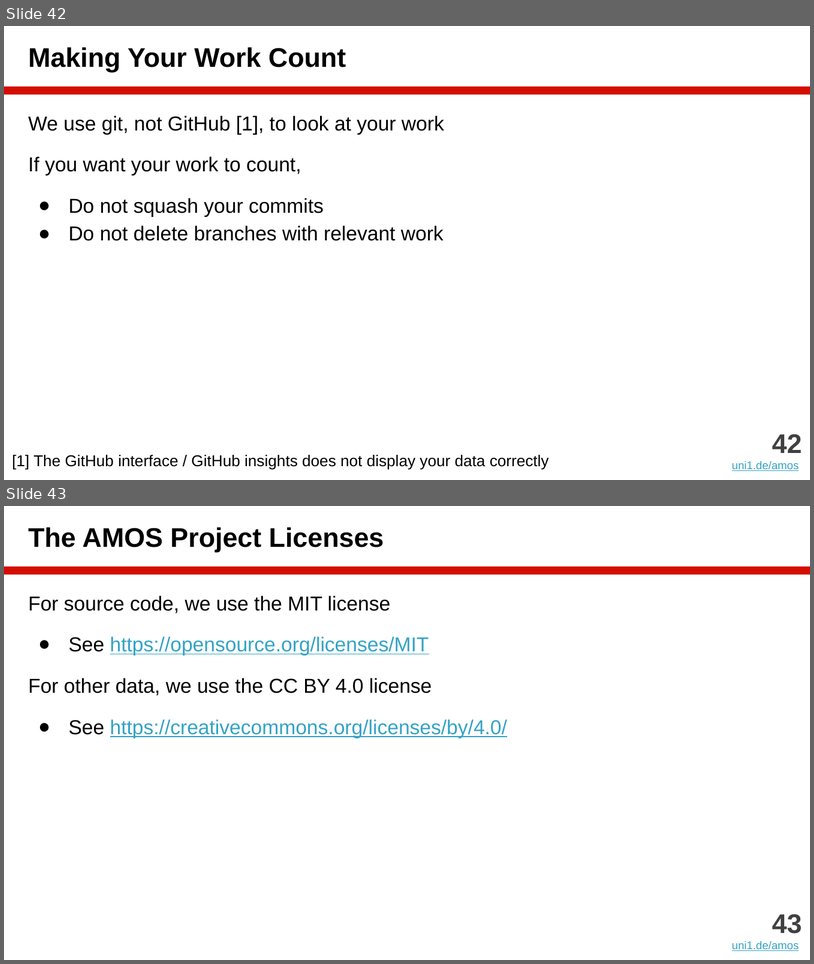
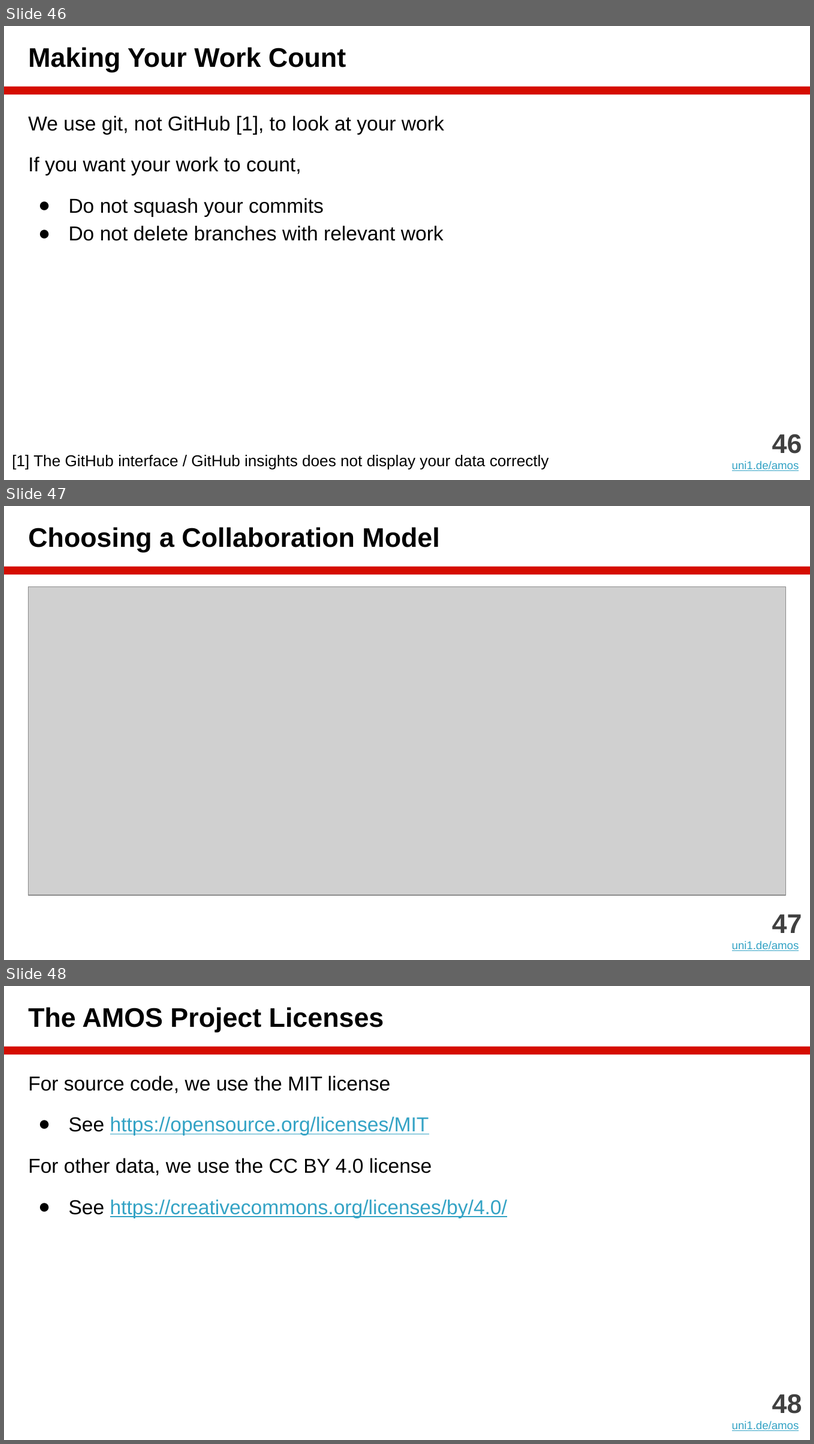
Before and after one commit to dirkriehle/amos-course, a slide deck: Lecture slides/AMOS B01 - Team and Tools.pptx. Shown one above the other, each under a label of ours: slides 42 and 43 before the commit, slides 46, 47 and 48 after it. The pictures are 814x964 and 814x1444 pixels, drawn with LibreOffice and Linux fonts; fonts in the diff are those of the drawing; grey boxes stand for pictures. Boxes give left, top, right and bottom in pixels: in the first picture for what was removed or moved away, otherwise in the second. Text is boxed around its words. In the diff, an @@ line names an element or a change of style, - is before the commit and + after.

Commit message:
Core lectures finished for AMOS-24 (summer 2025)

```diff
--- a/Lecture slides/AMOS B01 - Team and Tools.pptx
+++ b/Lecture slides/AMOS B01 - Team and Tools.pptx
@@ slide 47 added at (x1=4, y1=506, x2=810, y2=960), background #FFFFFF; not listed: 1 template element that a slide beside it also shows @@
@@ title added at (x1=28, y1=527, x2=440, y2=552), 24 pt, text #000000, bold @@
+Choosing a Collaboration Model
@@ picture added at (x1=28, y1=586, x2=786, y2=895) @@
@@ text added at (x1=732, y1=914, x2=803, y2=951), 10 pt, text #34A3C5, underline @@
+47
+uni1.de/amos
@@ what was slide 42 is now slide 46 @@
@@ text at (x1=773, y1=433, x2=803, y2=453): text changed @@
-42
+46
@@ what was slide 43 is now slide 48 @@
@@ text at (x1=773, y1=1393, x2=803, y2=1413): text changed @@
-43
+48
```
Also in this commit, not shown: 4 slides changed, 11 other files.
